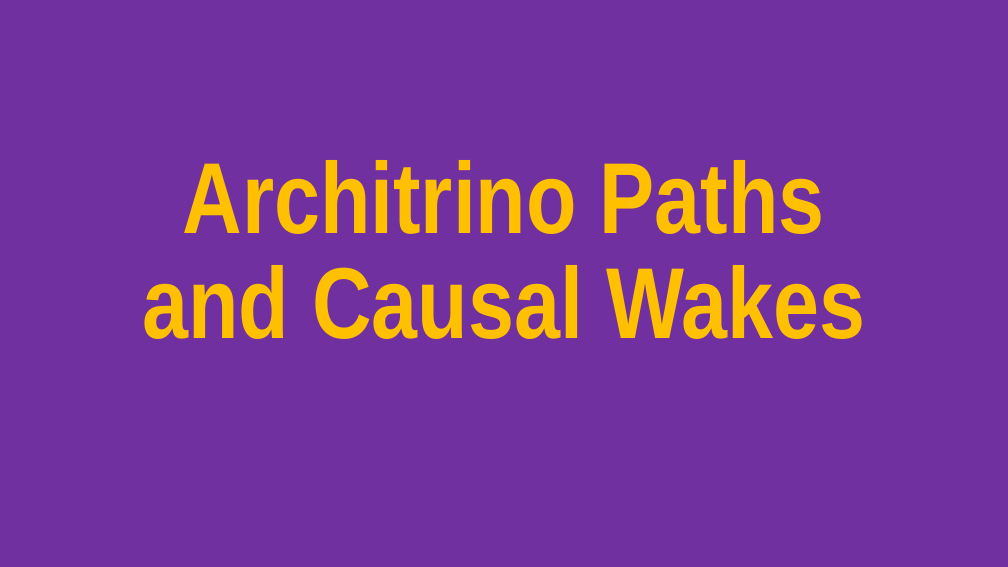
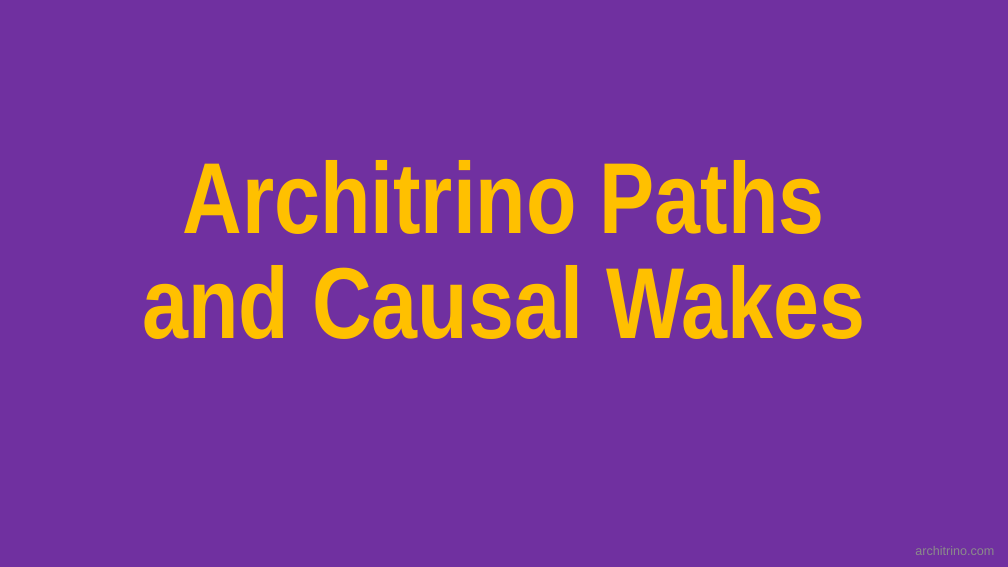
Before and after one commit to jmarkmorris/architrino, a slide deck: slide 1 of reference/archie/presentations/NPQG Fundamentals - Paths.pptx. Drawn at 1008x567 pixels with LibreOffice and Linux fonts; fonts in the diff are those of the drawing. Boxes give left, top, right and bottom in pixels: in the first picture for what was removed or moved away, otherwise in the second. Text is boxed around its words. In the diff, an @@ line names an element or a change of style, - is before the commit and + after.

```diff
--- a/reference/archie/presentations/NPQG Fundamentals - Paths.pptx
+++ b/reference/archie/presentations/NPQG Fundamentals - Paths.pptx
@@ text added at [915, 546, 994, 555], 12 pt, text #8C8C8C @@
+architrino.com
```
Also in this commit, not shown: 11 other slides changed, 2 slides removed, 9 other files.
